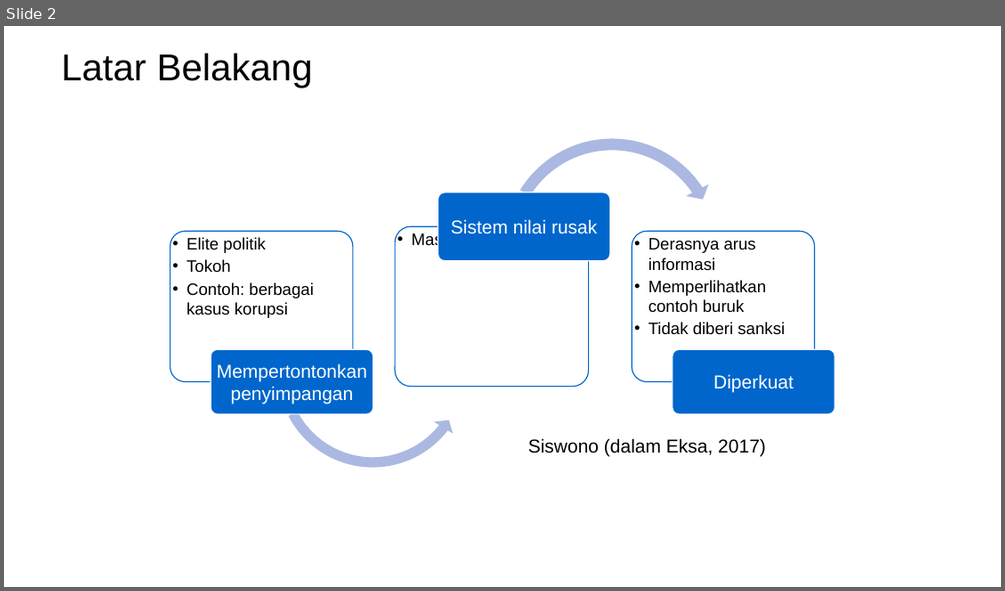
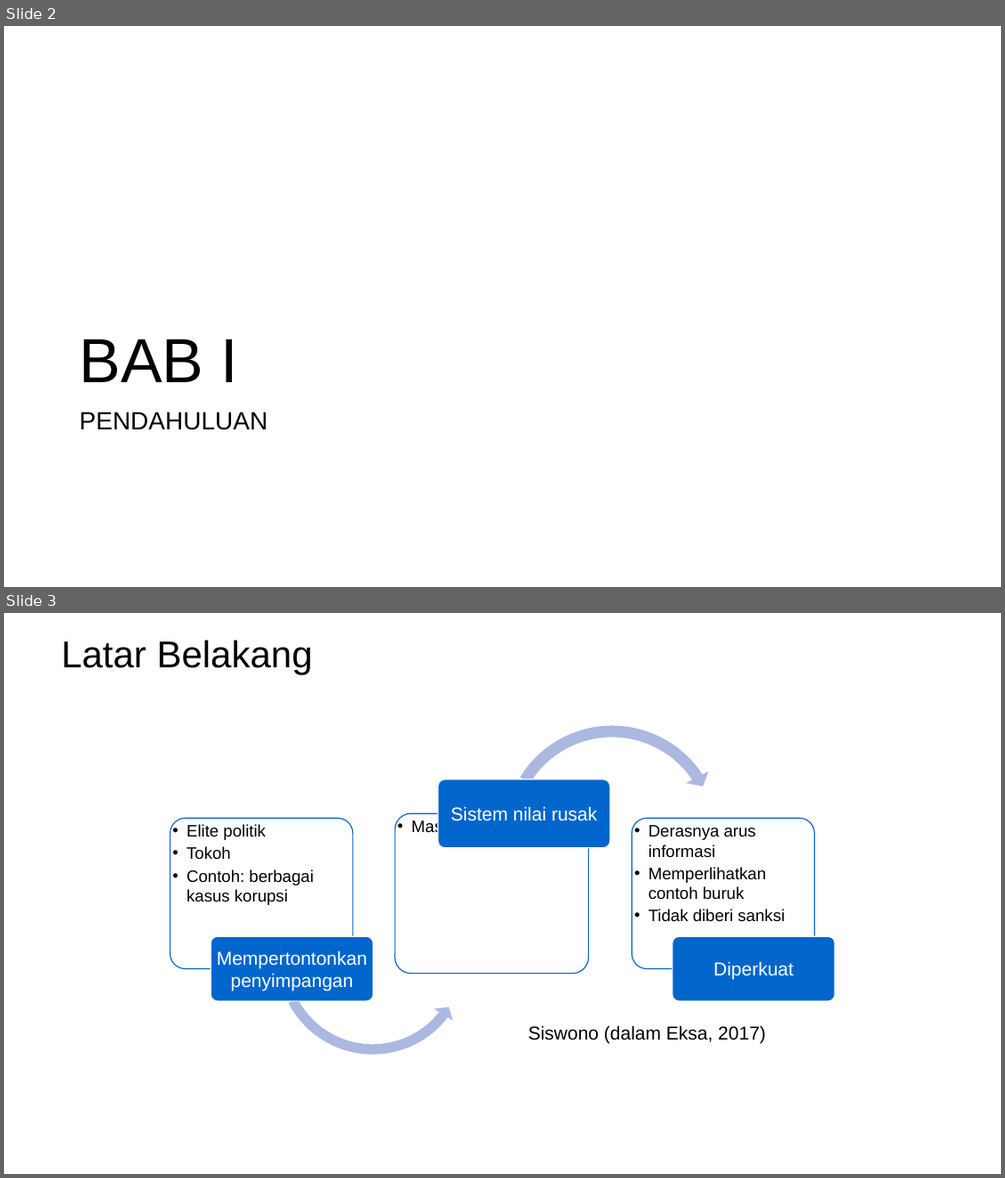
Before and after one commit to mzaini30/skripsi, a slide deck: seminar proposal.pptx. Shown one above the other, each under a label of ours: slide 2 before the commit, slides 2 and 3 after it. The pictures are 1005x591 and 1005x1178 pixels, drawn with LibreOffice and Linux fonts; fonts in the diff are those of the drawing; background and template pictures are left out. Boxes give left, top, right and bottom in pixels: in the first picture for what was removed or moved away, otherwise in the second. Text is boxed around its words. In the diff, an @@ line names an element or a change of style, - is before the commit and + after.

```diff
--- a/seminar proposal.pptx
+++ b/seminar proposal.pptx
@@ slide 2 added at box(4, 26, 1001, 587), background picture (left out) @@
@@ title added at box(80, 339, 238, 382), 60 pt, text #000000 @@
+BAB I
@@ text added at box(80, 411, 268, 430), 24 pt, text #000000 @@
+PENDAHULUAN
@@ what was slide 2 is now slide 3 @@
```
Also in this commit, not shown: 1 slide changed, 5 other slides added.
